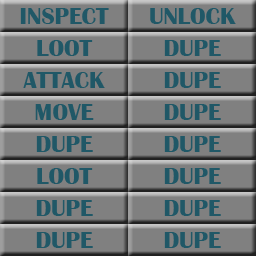
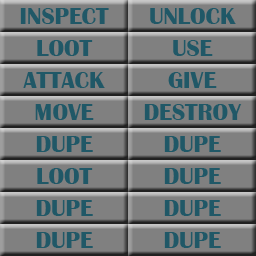
Two versions of the same layered image (256x256). Layer-by-layer changes:
renamed "DUPE" to "USE", painted on it over [left=164, top=40, right=221, bottom=56]
renamed "DUPE" to "GIVE", painted on it over [left=164, top=72, right=221, bottom=88]
renamed "DUPE" to "DESTROY", painted on it over [left=144, top=104, right=242, bottom=120]
